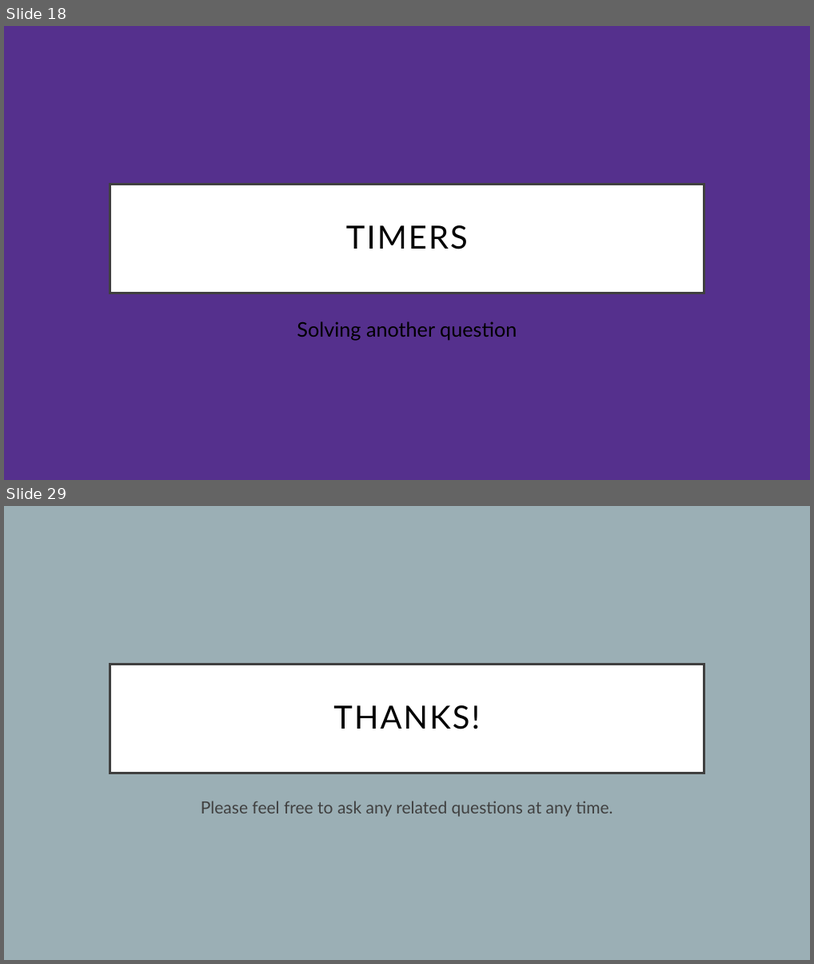
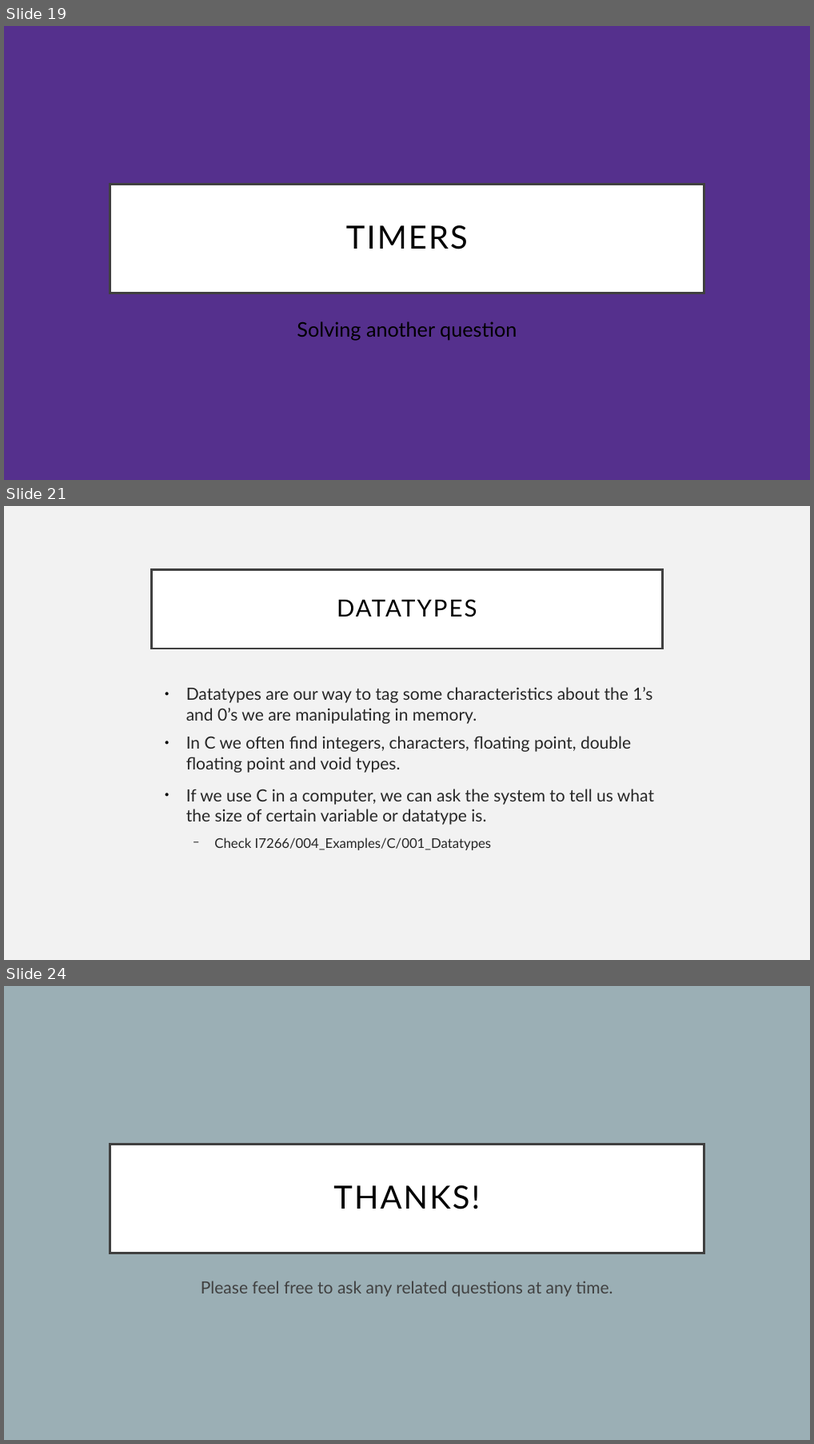
Before and after one commit to Equihua2211/I7266, a slide deck: 001_Slides/07_InterruptionsAndTimers.odp. Shown one above the other, each under a label of ours: slides 18 and 29 before the commit, slides 19, 21 and 24 after it; the slides between them are not shown. The pictures are 814x964 and 814x1444 pixels, drawn with LibreOffice and Linux fonts; fonts in the diff are those of the drawing. Boxes give left, top, right and bottom in pixels: in the first picture for what was removed or moved away, otherwise in the second. Text is boxed around its words. In the diff, an @@ line names an element or a change of style, - is before the commit and + after.

```diff
--- a/001_Slides/07_InterruptionsAndTimers.odp
+++ b/001_Slides/07_InterruptionsAndTimers.odp
@@ slide 21 added at [4,506,810,960], background #F2F2F2 @@
@@ title added at [152,570,662,648], fill #FFFFFF, outline #404040 2.49 pt, 28 pt, text #000000 @@
+DATATYPES
@@ text added at [186,687,654,850], 20 pt, text #262626 @@
+● Datatypes are our way to tag some characteristics about the 1’s and 0’s we are manipulating in memory.
+● In C we often find integers, characters, floating point, double floating point and void types.
+● If we use C in a computer, we can ask the system to tell us what the size of certain variable or datatype is.
+  − Check I7266/004_Examples/C/001_Datatypes
@@ what was slide 18 is now slide 19 @@
@@ what was slide 29 is now slide 24 @@
```
Also in this commit, not shown: 6 other slides added, 1 slide removed, 33 other files.
